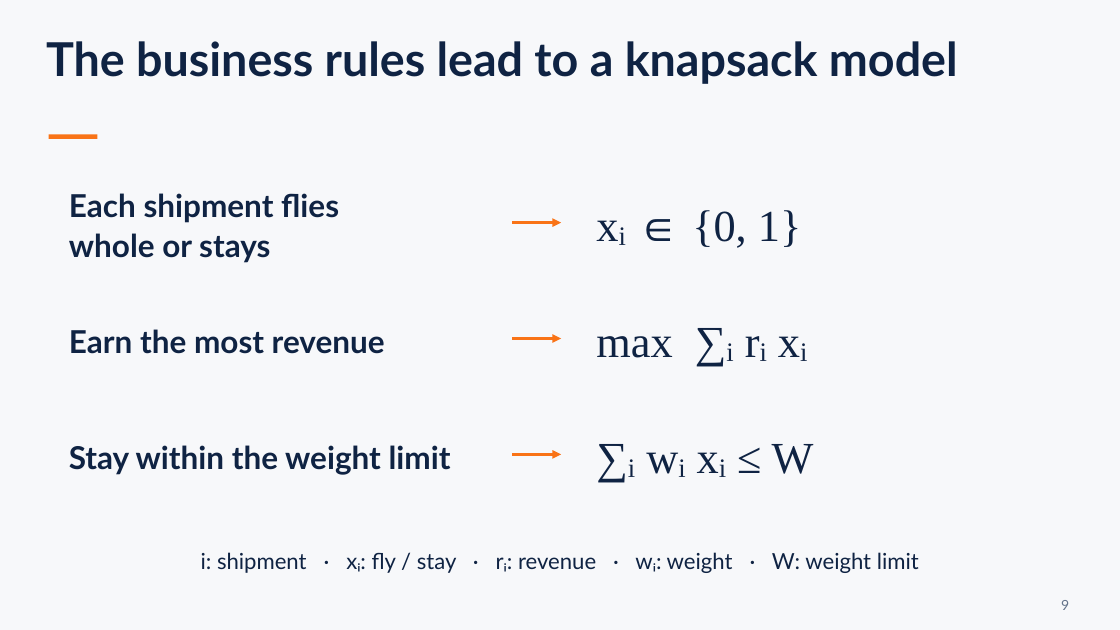
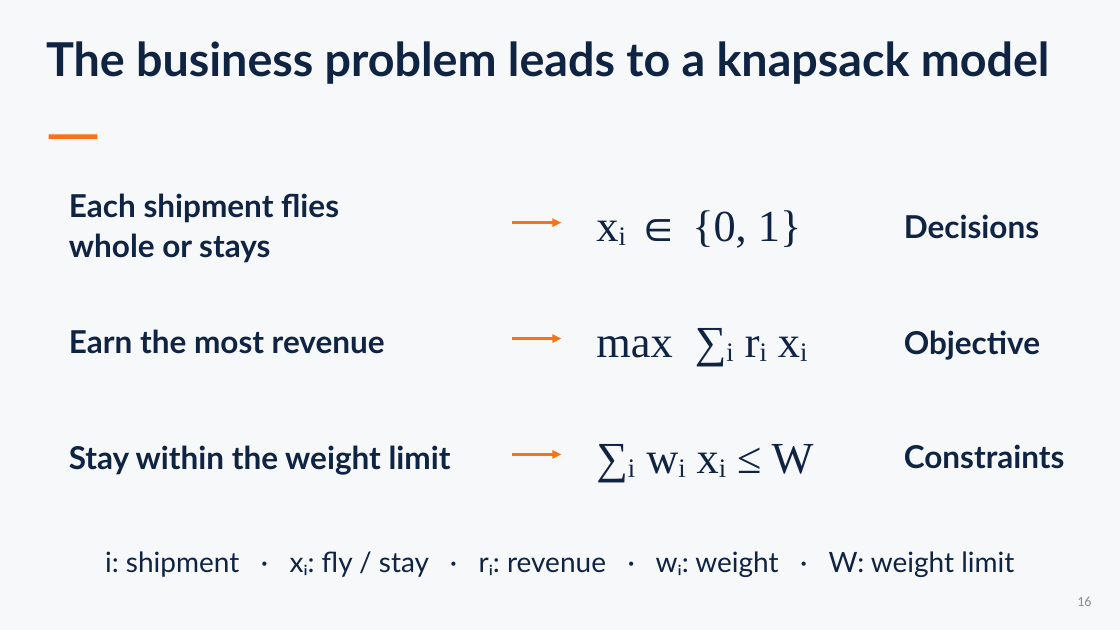
Before and after one commit to sefop/sefop-sctc-2026, a slide deck: slide 16 of SCTC-2026-Airlines-Optimization-Workshop.pptx (slide 15 before the commit). Drawn at 1120x630 pixels with LibreOffice and Linux fonts; fonts in the diff are those of the drawing. Boxes give left, top, right and bottom in pixels: in the first picture for what was removed or moved away, otherwise in the second. Text is boxed around its words. In the diff, an @@ line names an element or a change of style, - is before the commit and + after.

```diff
--- a/SCTC-2026-Airlines-Optimization-Workshop.pptx
+++ b/SCTC-2026-Airlines-Optimization-Workshop.pptx
@@ text at (46,41,1050,84): text changed @@
-The business rules lead to a knapsack model
+The business problem leads to a knapsack model
@@ text added at (904,214,1039,239), 27 pt, text #0F2343, bold @@
+Decisions
@@ text added at (904,330,1040,360), 27 pt, text #0F2343, bold @@
+Objective
@@ text added at (904,444,1065,469), 27 pt, text #0F2343, bold @@
+Constraints
@@ text "i: shipment · xᵢ: fly ..." at (105,551,1014,577): size 19 to 24 pt @@
@@ page number added at (1077,597,1091,606), 12 pt, text #8C8C8C @@
+16
@@ text removed at (1061,600,1069,610) @@
-9
```
Also in this commit, not shown: 22 other slides changed, 7 slides added, 2 slides removed, 7 other files.
